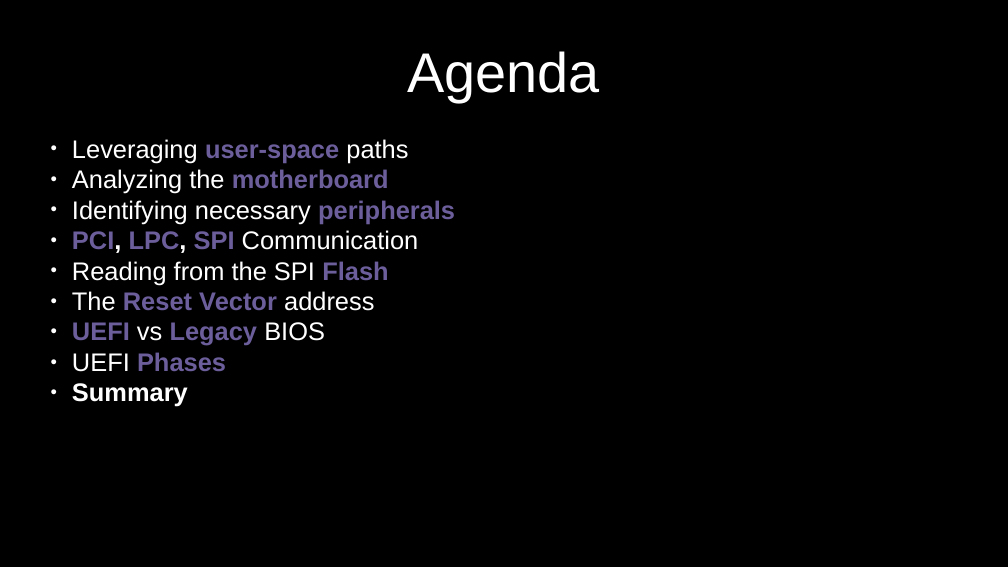
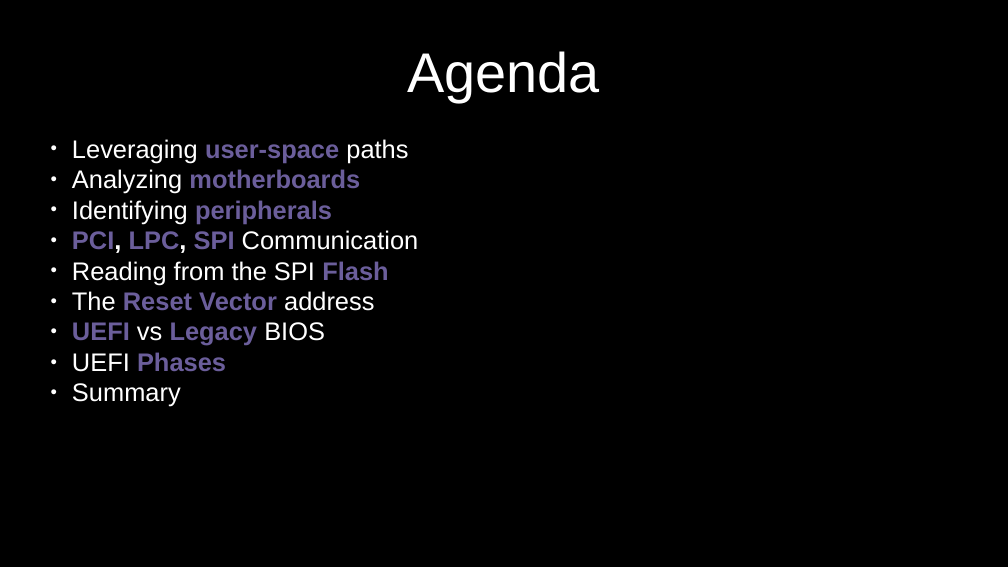
Before and after one commit to 0x0000z3r0/bios, a slide deck: slide 2 of docs/paper/BIOS.odp. Drawn at 1008x567 pixels with LibreOffice and Linux fonts; fonts in the diff are those of the drawing. Boxes give left, top, right and bottom in pixels: in the first picture for what was removed or moved away, otherwise in the second. Text is boxed around its words. In the diff, an @@ line names an element or a change of style, - is before the commit and + after.

```diff
--- a/docs/paper/BIOS.odp
+++ b/docs/paper/BIOS.odp
@@ subtitle at [72, 169, 360, 224]: text changed; text colour #FFFFFF to #6B5E9B; bold on @@
-● Analyzing the motherboard
-● Identifying necessary peripherals
+● Analyzing motherboards
+● Identifying peripherals
@@ subtitle at [72, 383, 181, 407]: bold off in "Summary" @@
```
Also in this commit, not shown: 4 other slides changed, 15 slides added.
